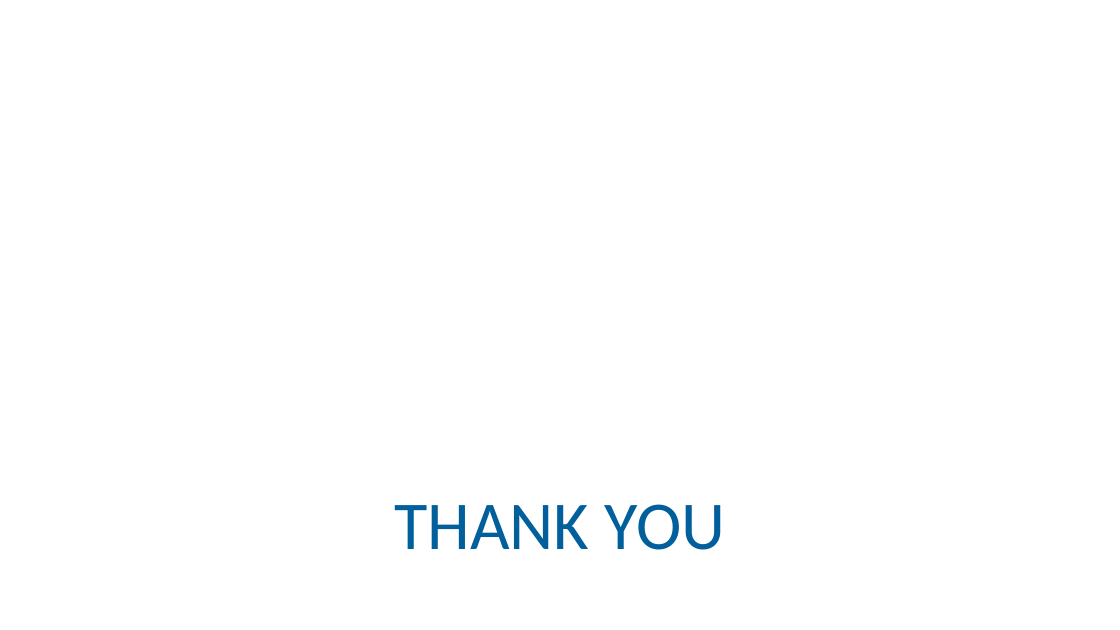
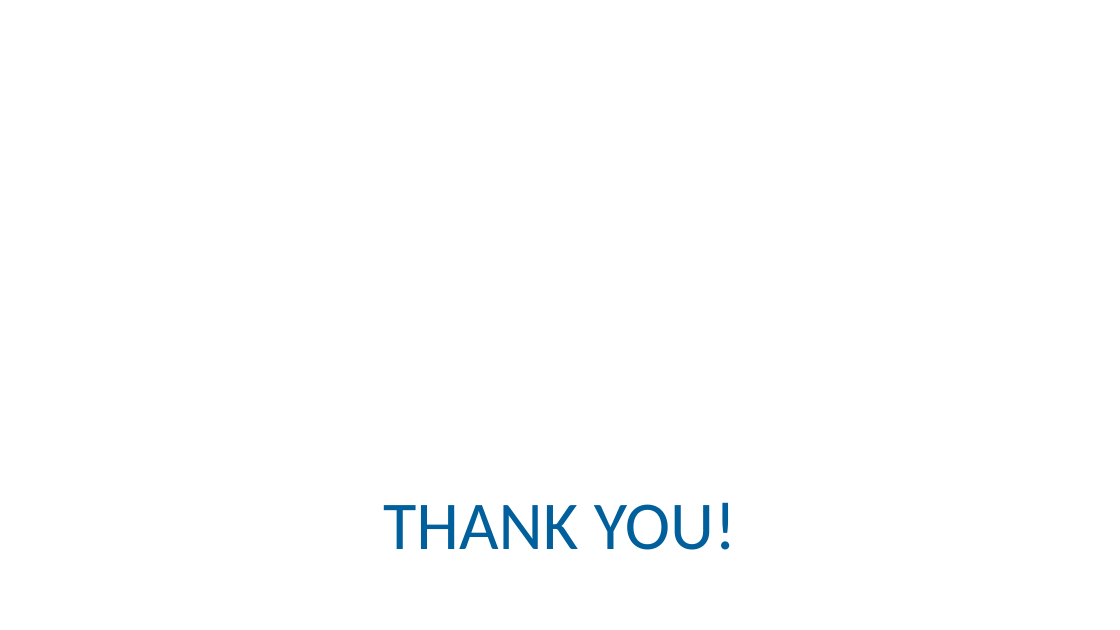
Before and after one commit to NicoBierti/Bank-Marketing-Data-Science, a slide deck: slide 7 of BANK TELEMARKETING.pptx. Drawn at 1120x630 pixels with LibreOffice and Linux fonts; fonts in the diff are those of the drawing; background and template pictures are left out. Boxes give left, top, right and bottom in pixels: in the first picture for what was removed or moved away, otherwise in the second. Text is boxed around its words. In the diff, an @@ line names an element or a change of style, - is before the commit and + after.

```diff
--- a/BANK TELEMARKETING.pptx
+++ b/BANK TELEMARKETING.pptx
@@ title at (x1=383, y1=502, x2=737, y2=550): text changed @@
-THANK YOU
+THANK YOU!
```
Also in this commit, not shown: 3 other slides changed, 2 slides added, 2 slides removed, 2 other files.
